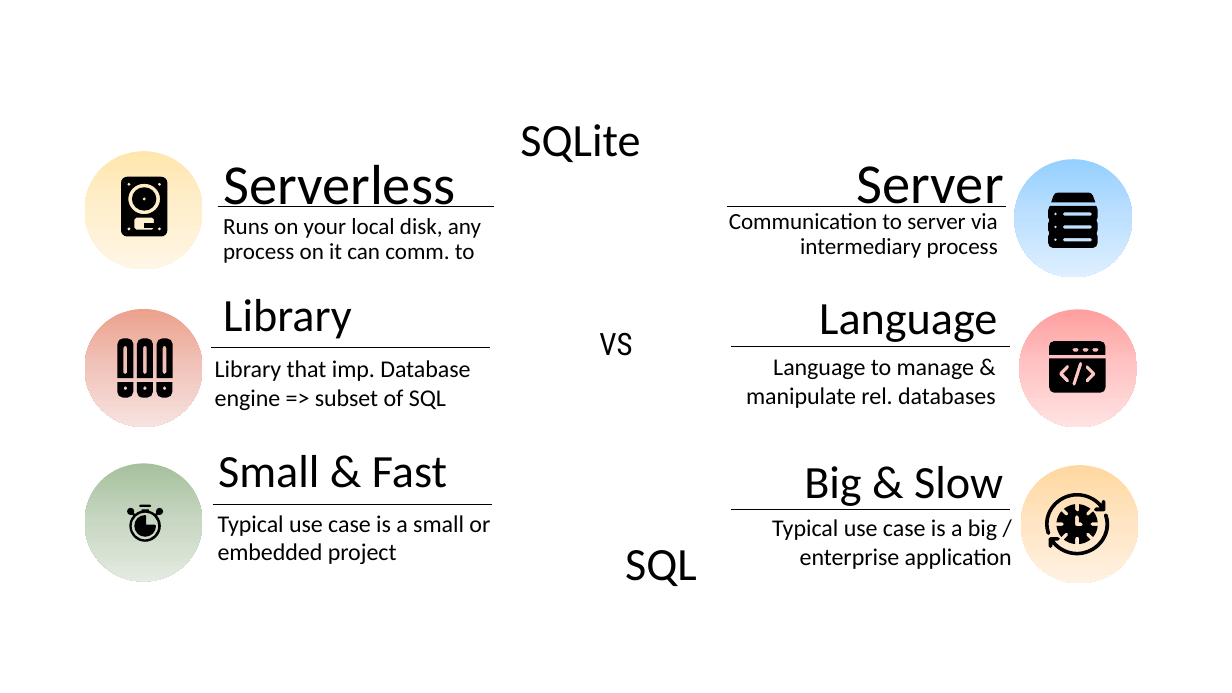
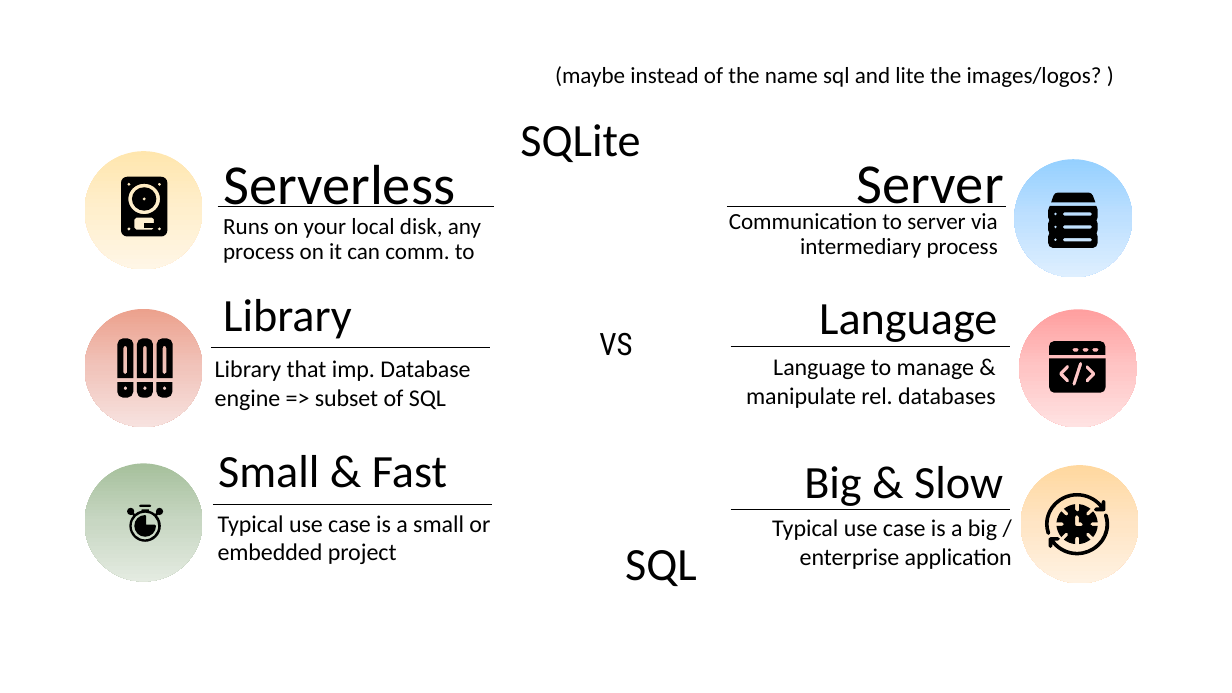
Before and after one commit to AntonioPirani/SQLiteProject, a slide deck: slide 17 of Presentation.pptx. Drawn at 1232x693 pixels with LibreOffice and Linux fonts; fonts in the diff are those of the drawing. Boxes give left, top, right and bottom in pixels: in the first picture for what was removed or moved away, otherwise in the second. Text is boxed around its words. In the diff, an @@ line names an element or a change of style, - is before the commit and + after.

Commit message:
question comparsion sql sqlite
should the logos be displayed instead of the written names ?

```diff
--- a/Presentation.pptx
+++ b/Presentation.pptx
@@ text added at <box>555,66,1102,87</box>, 18 pt, text #000000 @@
+(maybe instead of the name sql and lite the images/logos? )
```
